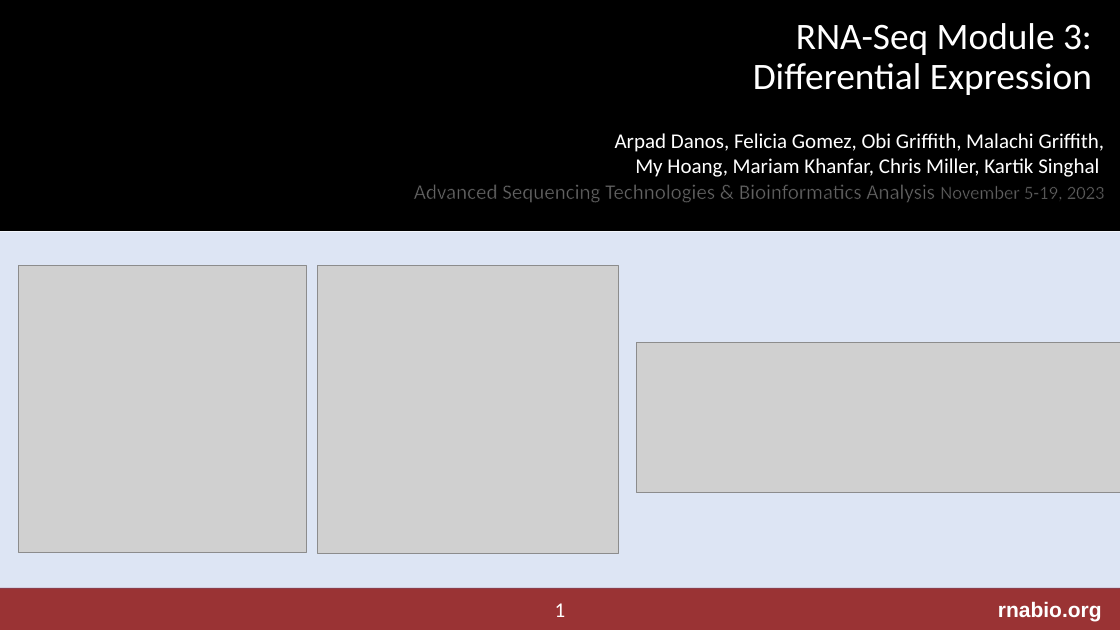
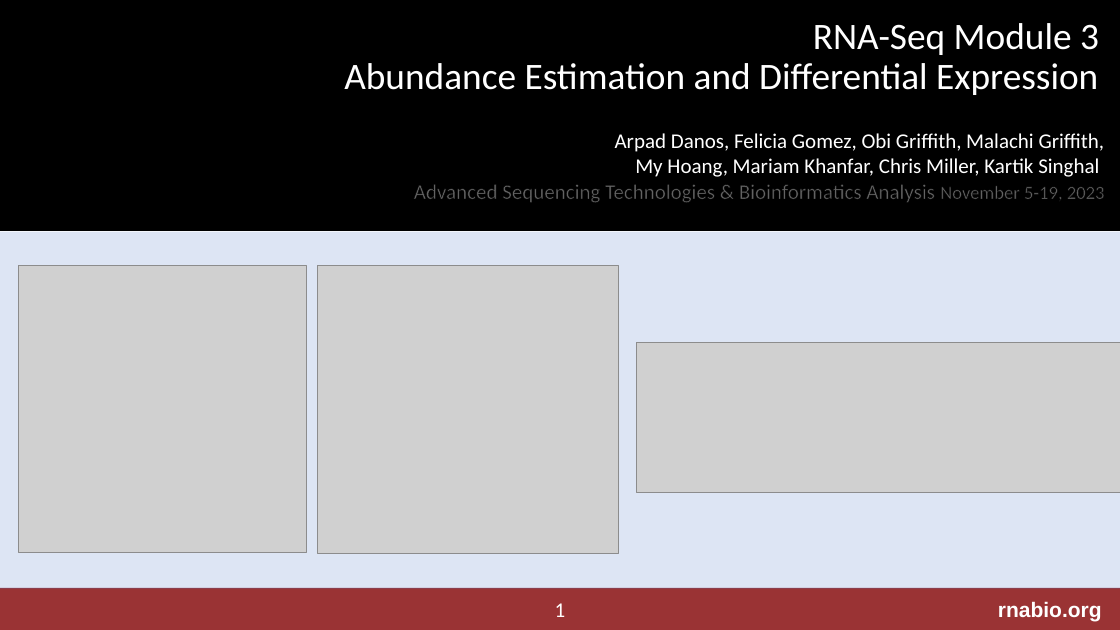
Before and after one commit to griffithlab/rnabio.org, a slide deck: slide 1 of assets/lectures/cshl/2023/mini/RNASeq_MiniLecture_03_03_DifferentialExpression.pptx. Drawn at 1120x630 pixels with LibreOffice and Linux fonts; fonts in the diff are those of the drawing; grey boxes stand for pictures; background and template pictures are left out. Boxes give left, top, right and bottom in pixels: in the first picture for what was removed or moved away, otherwise in the second. Text is boxed around its words. In the diff, an @@ line names an element or a change of style, - is before the commit and + after.

```diff
--- a/assets/lectures/cshl/2023/mini/RNASeq_MiniLecture_03_03_DifferentialExpression.pptx
+++ b/assets/lectures/cshl/2023/mini/RNASeq_MiniLecture_03_03_DifferentialExpression.pptx
@@ text at [344, 23, 1099, 95]: text changed @@
-RNA-Seq Module 3:
-Differential Expression
+RNA-Seq Module 3
+Abundance Estimation and Differential Expression
```
Also in this commit, not shown: 2 other slides changed, 7 other files.
